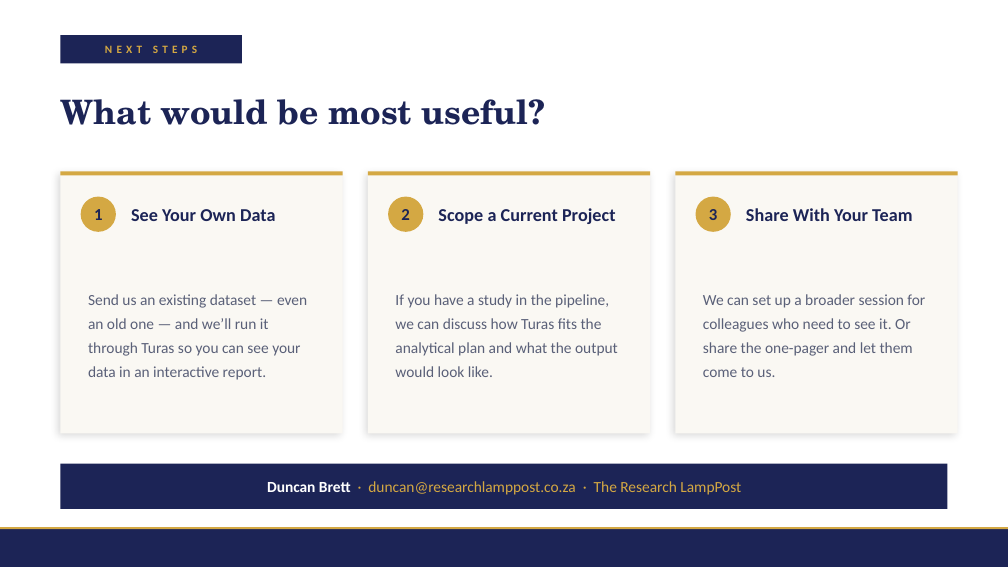
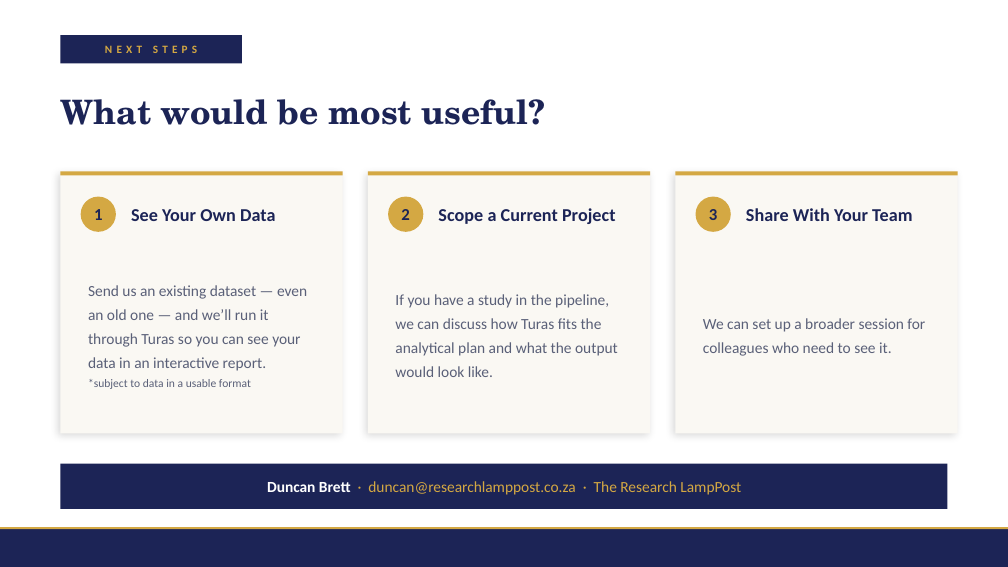
Before and after one commit to DuncanRBrett/Turas, a slide deck: slide 6 of docs/marketing/Turas demo companion.pptx. Drawn at 1008x567 pixels with LibreOffice and Linux fonts; fonts in the diff are those of the drawing. Boxes give left, top, right and bottom in pixels: in the first picture for what was removed or moved away, otherwise in the second. Text is boxed around its words. In the diff, an @@ line names an element or a change of style, - is before the commit and + after.

```diff
--- a/docs/marketing/Turas demo companion.pptx
+++ b/docs/marketing/Turas demo companion.pptx
@@ text at bbox=[703, 318, 925, 356]: text changed @@
-We can set up a broader session for colleagues who need to see it. Or share the one-pager and let them come to us.
+We can set up a broader session for colleagues who need to see it.
@@ text at bbox=[88, 379, 251, 389]: paragraph added @@
+*subject to data in a usable format
```
Also in this commit, not shown: 5 other files.
